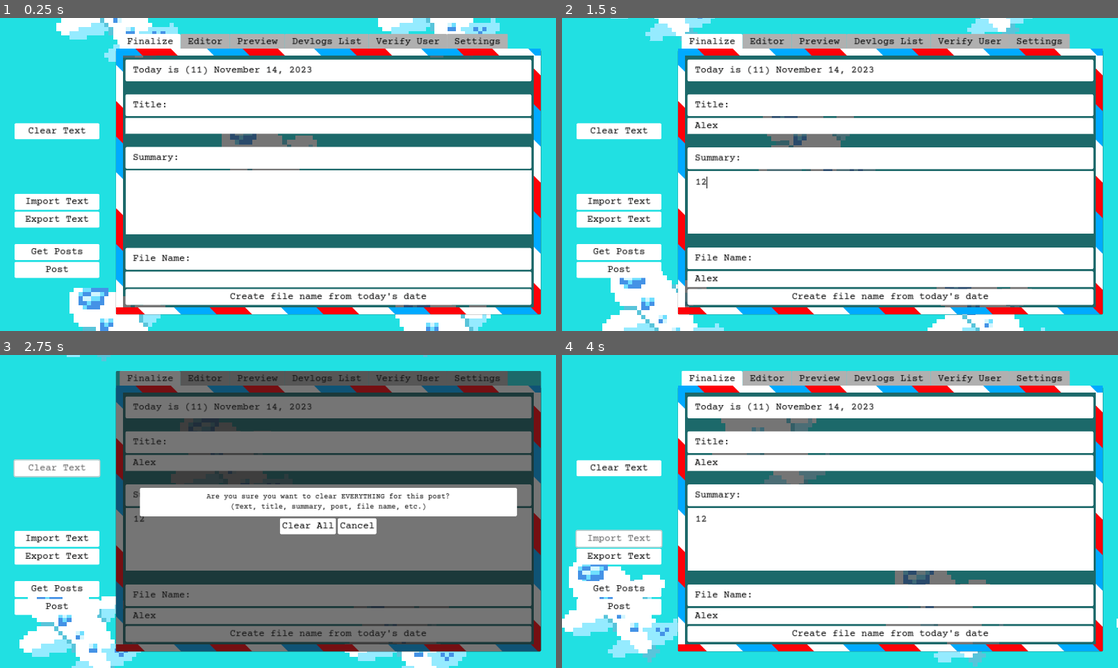
Above: before the commit, frames 1-4 (two rows, left to right).
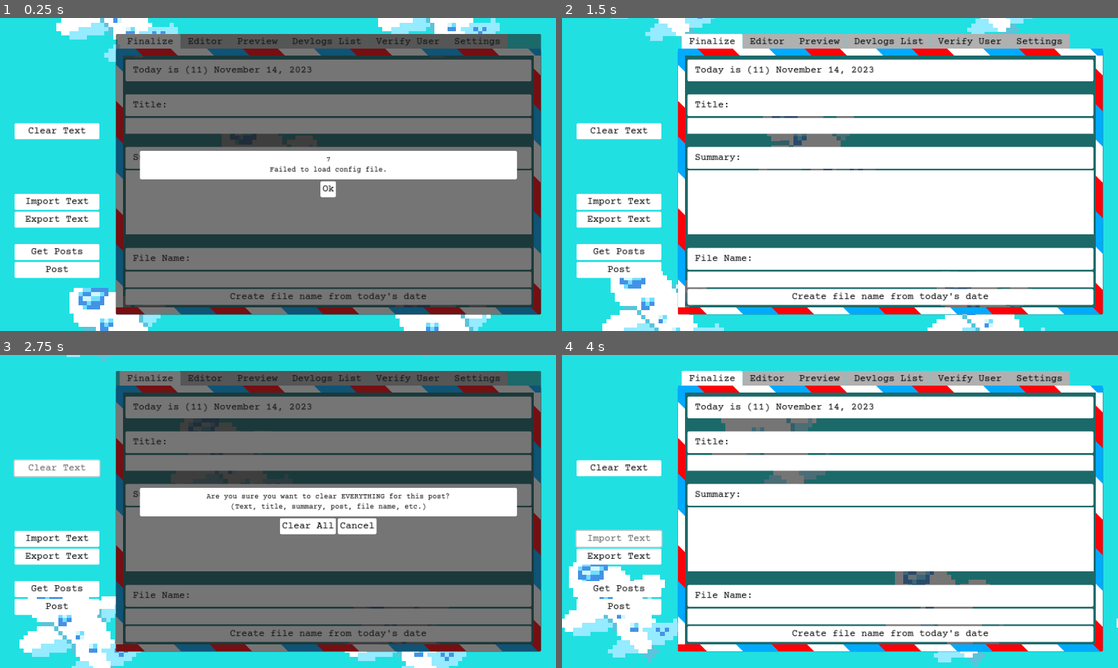
Above: after the commit, the same moments.

Repository: jennyton88/devlogs-maker
Game: Godot game, scene res://scenes/devlogs.tscn
The game is run twice, just before and just after one commit, with the same random seed, the same clock (stepped at 60 frames per second) and the same inputs.
Inputs (mouse positions are in pixels of both pictures, inside the frame that each line leads up to):
- Up to frame 1 (0.25 s): no input
- Up to frame 2 (1.5 s): click (890, 124) at 0.52 s; type "Alex" at 0.6 s; click (890, 202) at 0.75 s; type "12" at 0.83 s; click (890, 280) at 0.98 s; type "Alex" at 1.07 s; click (890, 190) at 1.25 s, where only the run after the commit has a clickable "Ok"
- Up to frame 3 (2.75 s): click "Clear Text" at 2 s
- Up to frame 4 (4 s): click "Cancel" at 2.75 s; click "Import Text" at 3.5 s

The runs differ from the first frame. In frame 1, 63% of the frame differs, in the area x 20-98%, y 5-95%; in frame 2, 2.2%; in frame 3, 1.0%; in frame 4, 2.2%.
Error before the commit: Attempt to call function 'create_popup' in base 'null instance' on a null instance. (res://scripts/settings.gd:89)

Commit message:
organize settings, connect popup signals

Diff:
--- a/scripts/devlogs.gd
+++ b/scripts/devlogs.gd
@@ -47,7 +47,7 @@
 		fill_in_details
 	]);
 
-	settings.startup();
+	settings.startup(create_error_popup, create_notif_popup);
 	verify_user.startup(
 		_on_enable_buttons,
 		_on_token_expired.bind(true),
@@ -283,7 +283,6 @@
 	msg_popup.exit();
 
 
-
 func _on_export_file():
 	file_dialog.export_file(finalize.get_filename(), text_preview.get_text());
 
--- a/scripts/settings.gd
+++ b/scripts/settings.gd
@@ -1,9 +1,27 @@
 extends MarginContainer
 
+## Description: This module is for modifying general settings, specifically
+## the owner, repo name, branch, and path where the text files are stored.
+## Also what name and email you will commit as.
 
-func startup() -> void:
+# =====================
+# ====== Signals ======
+# =====================
+
+signal create_error_popup(msg: String, err_type: AppInfo.ErrorType);
+signal create_notif_popup(msg: String);
+
+
+# =====================
+# ====== Methods ======
+# =====================
+
+func startup(error_popup: Callable, notif_popup: Callable) -> void:
 	get_node("VB/HB/Apply").pressed.connect(_on_save_settings_pressed.bind(true));
 	get_node("VB/HB/Cancel").pressed.connect(_on_save_settings_pressed.bind(false));
+
+	create_error_popup.connect(error_popup);
+	create_notif_popup.connect(notif_popup);
 
 	var user_set = {
 		"repo_owner": get_node("VB/HB1/VB/RepoOwner"),
@@ -18,37 +36,27 @@
 
 
 func setup_settings(user_set: Dictionary) -> void:
-	var config = ConfigFile.new();
-	var error = config.load("user://config.cfg");
+	var config = load_config_file();
 
-	# allow user to restart setup_tokens
-	if error != OK:
-		create_notif_popup("%d ERROR\nFailed to load config file." % error);
-		return;
+	if (config == null): return;
+
+	user_set.author.text = config.get_value("user_info", "user_name");
+	user_set.email.text = config.get_value("user_info", "user_email");
 
 	user_set.repo_owner.text = config.get_value("repo_info", "repo_owner");
 	user_set.repo_name.text = config.get_value("repo_info", "repo_name");
 	user_set.repo_branch.text = config.get_value("repo_info", "repo_branch_update");
-
 	user_set.content_path.text = config.get_value("repo_info", "content_path");
-
-	user_set.author.text = config.get_value("user_info", "user_name");
-	user_set.email.text = config.get_value("user_info", "user_email");
 
 
 func save_settings(user_set: Dictionary) -> void:
-	var config = ConfigFile.new();
-	var error = config.load("user://config.cfg");
+	var config = load_config_file();
 
-		# allow user to restart setup_tokens
-	if error != OK:
-		create_notif_popup("%d ERROR\nFailed to load config file." % error);
-		return;
+	if (config == null): return;
 
 	config.set_value("repo_info", "repo_owner", user_set.repo_owner.text);
 	config.set_value("repo_info", "repo_name", user_set.repo_name.text);
 	config.set_value("repo_info", "repo_branch_update", user_set.repo_branch.text);
-
 	config.set_value("repo_info", "content_path", user_set.content_path.text);
 
 	var build_url = "https://api.github.com/repos/%s/%s/contents/%s" % [
@@ -64,8 +72,12 @@
 
 	config.save("user://config.cfg");
 
-	create_notif_popup("Saved!");
+	create_notif_popup.emit("Saved!");
 
+
+# ============================
+# ====== Signal Methods ======
+# ============================
 
 func _on_save_settings_pressed(apply_changes: bool) -> void:
 	var user_set = {
@@ -83,15 +95,16 @@
 		setup_settings(user_set);
 
 
-# Popup
+# =====================
+# ====== Helpers ======
+# =====================
 
-func create_notif_popup(code_text: String):
-	get_node("PopUpMsg").create_popup(
-		code_text,
-		{'yes': ["Ok", _on_hide_popup]},
-		AppInfo.MsgType.Notification
-	);
+func load_config_file() -> ConfigFile:
+	var config = ConfigFile.new();
+	var error = config.load("user://config.cfg");
 
+	if error != OK:
+		create_error_popup.emit(error, AppInfo.ErrorType.ConfigError);
+		return null;
 
-func _on_hide_popup() -> void:
-	get_node("PopUpMsg").exit();
+	return config;
